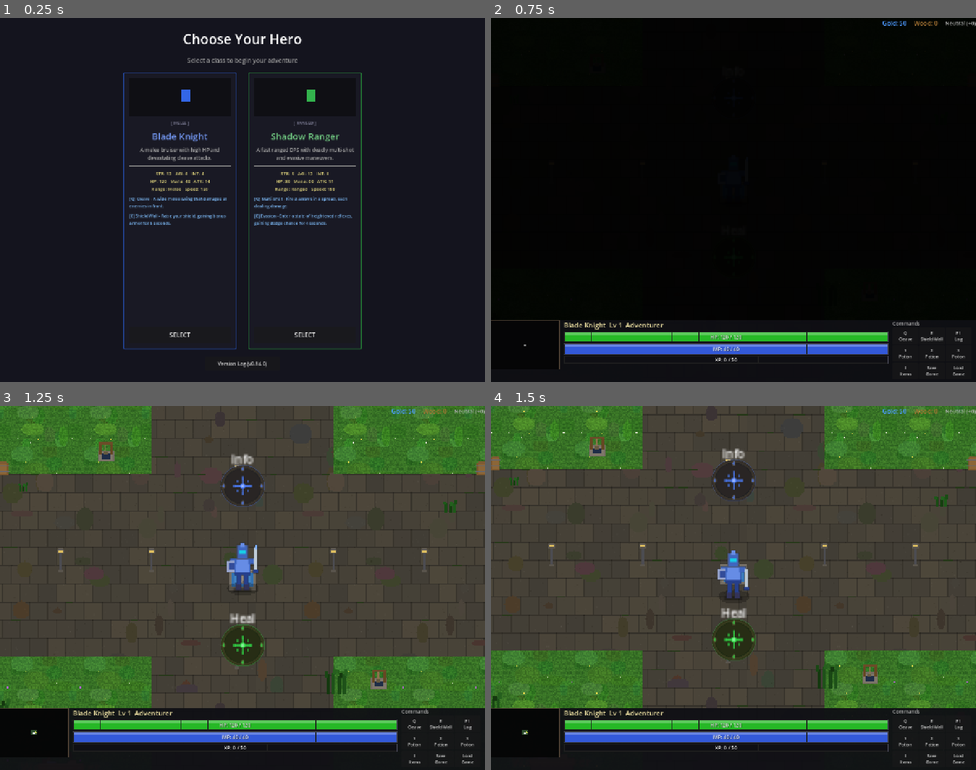
Above: before the commit, frames 1-4 (two rows, left to right).
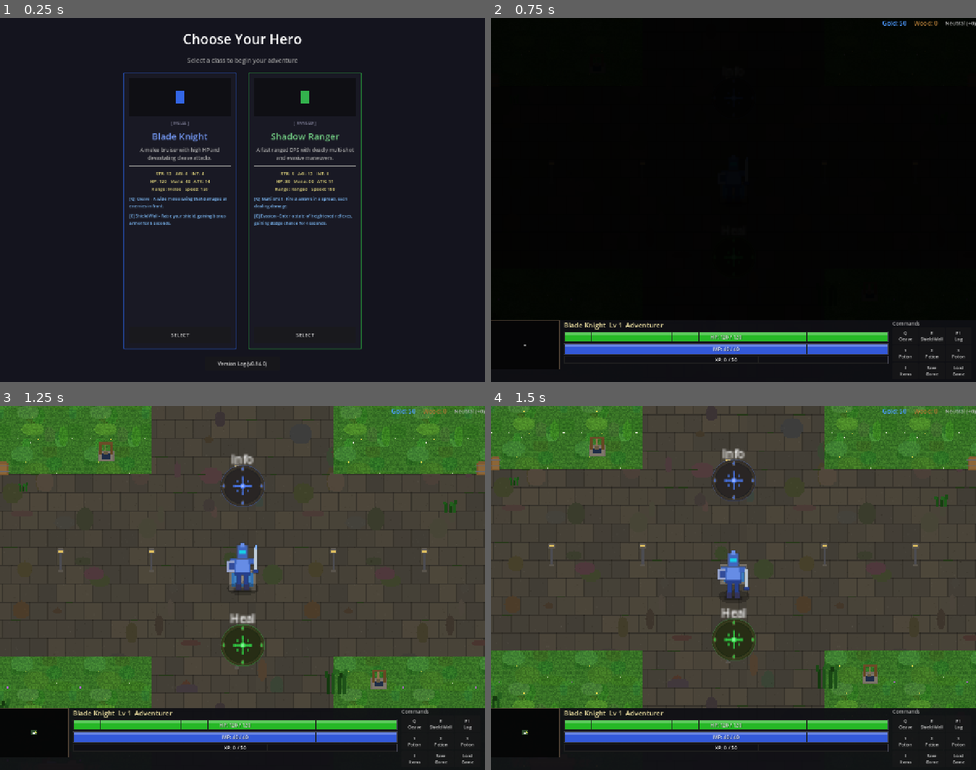
Above: after the commit, the same moments.

Repository: slxny/legends-open-rpg
Game: Godot game, scene res://scenes/main.tscn
Same seed, same stepped clock (60 frames per second), same inputs: the game is played once before the commit and once after it.
Inputs (mouse positions are in pixels of both pictures, inside the frame that each line leads up to):
- Up to frame 1 (0.25 s): no input
- Up to frame 2 (0.75 s): click "SELECT" at 0.5 s
- Up to frame 3 (1.25 s): no input
- Up to frame 4 (1.5 s): tap Enter at 1.25 s; drag from (524, 740) to (733, 646) at 1.27 s

The runs differ from the first frame. In frame 1, 0.3% of the frame differs, in the area x 35-65%, y 19-88%; in frame 2, nothing differs; in frame 3, nothing differs; in frame 4, nothing differs.

Commit message:
Optimize hero select screen for mobile with responsive layout
- Detect mobile viewport (width < 700px or portrait) and adapt layout
- Mobile: stack hero cards vertically (VBoxContainer) instead of side-by-side
- Mobile: reduce margins (40px → 12px), font sizes, card padding, preview height
- Mobile: cards stretch to full width minus margins, auto height
- Wrap content in ScrollContainer so cards are scrollable on small screens
- Center hero figure dynamically using resized signal instead of hardcoded position
- Rebuild layout on viewport resize for orientation changes
- Desktop layout unchanged

https://claude.ai/code/session_0192wnVgSfg3u9teadY9d56a

Diff:
--- a/scenes/hero_select/hero_select.gd
+++ b/scenes/hero_select/hero_select.gd
@@ -2,16 +2,78 @@
 
 signal hero_chosen(hero_class: String)
 
-@onready var hero_container: HBoxContainer = $MarginContainer/VBoxContainer/HeroContainer
-@onready var title_label: Label = $MarginContainer/VBoxContainer/TitleLabel
-@onready var vbox: VBoxContainer = $MarginContainer/VBoxContainer
+@onready var scroll: ScrollContainer = $ScrollContainer
+@onready var margin: MarginContainer = $ScrollContainer/MarginContainer
+@onready var hero_container: HBoxContainer = $ScrollContainer/MarginContainer/VBoxContainer/HeroContainer
+@onready var title_label: Label = $ScrollContainer/MarginContainer/VBoxContainer/TitleLabel
+@onready var subtitle_label: Label = $ScrollContainer/MarginContainer/VBoxContainer/SubtitleLabel
+@onready var vbox: VBoxContainer = $ScrollContainer/MarginContainer/VBoxContainer
 
 var _cards: Dictionary = {}
 var _changelog_dialog: CanvasLayer = null
+var _is_mobile: bool = false
 
 func _ready() -> void:
+	_detect_mobile()
+	_apply_responsive_layout()
 	_build_hero_cards()
 	_build_version_button()
+	# Re-layout on resize
+	get_viewport().size_changed.connect(_on_viewport_resized)
+
+func _detect_mobile() -> void:
+	var vp_size = get_viewport().get_visible_rect().size
+	_is_mobile = vp_size.x < 700 or (vp_size.x < vp_size.y)
+
+func _on_viewport_resized() -> void:
+	var was_mobile = _is_mobile
+	_detect_mobile()
+	if was_mobile != _is_mobile:
+		# Full rebuild on layout mode change
+		_apply_responsive_layout()
+		for child in hero_container.get_children():
+			child.queue_free()
+		_build_hero_cards()
+
+func _apply_responsive_layout() -> void:
+	if _is_mobile:
+		margin.add_theme_constant_override("margin_left", 12)
+		margin.add_theme_constant_override("margin_top", 16)
+		margin.add_theme_constant_override("margin_right", 12)
+		margin.add_theme_constant_override("margin_bottom", 16)
+		vbox.add_theme_constant_override("separation", 12)
+		title_label.add_theme_font_size_override("font_size", 22)
+		subtitle_label.add_theme_font_size_override("font_size", 12)
+		subtitle_label.add_theme_color_override("font_color", Color(0.6, 0.6, 0.6))
+		hero_container.add_theme_constant_override("separation", 14)
+		# Switch to vertical layout for mobile
+		if hero_container is HBoxContainer:
+			_switch_to_vertical_layout()
+	else:
+		margin.add_theme_constant_override("margin_left", 40)
+		margin.add_theme_constant_override("margin_top", 30)
+		margin.add_theme_constant_override("margin_right", 40)
+		margin.add_theme_constant_override("margin_bottom", 30)
+		vbox.add_theme_constant_override("separation", 20)
+		title_label.add_theme_font_size_override("font_size", 36)
+		subtitle_label.add_theme_font_size_override("font_size", 16)
+		hero_container.add_theme_constant_override("separation", 30)
+
+func _switch_to_vertical_layout() -> void:
+	# Replace HBoxContainer with VBoxContainer for vertical card stacking
+	var new_container = VBoxContainer.new()
+	new_container.name = "HeroContainer"
+	new_container.layout_mode = 2
+	new_container.size_flags_vertical = Control.SIZE_EXPAND_FILL
+	new_container.alignment = BoxContainer.ALIGNMENT_CENTER
+	new_container.add_theme_constant_override("separation", 14)
+	var parent = hero_container.get_parent()
+	var idx = hero_container.get_index()
+	parent.remove_child(hero_container)
+	hero_container.queue_free()
+	parent.add_child(new_container)
+	parent.move_child(new_container, idx)
+	hero_container = new_container
 
 func _build_hero_cards() -> void:
 	for key in HeroData.get_all_hero_keys():
@@ -21,7 +83,19 @@
 
 func _create_hero_card(hero_key: String, data: Dictionary) -> PanelContainer:
 	var panel = PanelContainer.new()
-	panel.custom_minimum_size = Vector2(300, 440)
+
+	# Responsive card sizing
+	var card_min_w: float
+	var card_min_h: float
+	if _is_mobile:
+		var vp_w = get_viewport().get_visible_rect().size.x
+		card_min_w = clampf(vp_w - 48, 200, 400)  # Full width minus margins
+		card_min_h = 0  # Auto height
+	else:
+		card_min_w = 300
+		card_min_h = 440
+
+	panel.custom_minimum_size = Vector2(card_min_w, card_min_h)
 	_cards[hero_key] = panel
 
 	var style = StyleBoxFlat.new()
@@ -29,26 +103,47 @@
 	style.border_color = data.get("color", Color.WHITE).darkened(0.3)
 	style.set_border_width_all(2)
 	style.set_corner_radius_all(4)
-	style.set_content_margin_all(16)
+	var card_padding = 10 if _is_mobile else 16
+	style.set_content_margin_all(card_padding)
 	panel.add_theme_stylebox_override("panel", style)
 
-	var vbox = VBoxContainer.new()
-	vbox.add_theme_constant_override("separation", 10)
+	var card_vbox = VBoxContainer.new()
+	card_vbox.add_theme_constant_override("separation", 6 if _is_mobile else 10)
+
+	# Font sizes based on layout
+	var name_font_size = 18 if _is_mobile else 24
+	var desc_font_size = 12 if _is_mobile else 13
+	var icon_font_size = 10 if _is_mobile else 11
+	var stats_font_size = 11 if _is_mobile else 12
+	var ability_font_size = 10 if _is_mobile else 11
+	var btn_font_size = 13 if _is_mobile else 14
 
 	# Hero sprite preview area
 	var preview_bg = ColorRect.new()
-	preview_bg.custom_minimum_size = Vector2(0, 100)
+	var preview_h = 60 if _is_mobile else 100
+	preview_bg.custom_minimum_size = Vector2(0, preview_h)
 	preview_bg.color = Color(0.06, 0.06, 0.08)
-	vbox.add_child(preview_bg)
-
-	# Hero figure centered in preview
+	card_vbox.add_child(preview_bg)
+
+	# Hero figure centered in preview — position dynamically
 	var hero_fig = ColorRect.new()
-	hero_fig.custom_minimum_size = Vector2(24, 32)
+	var fig_w = 20 if _is_mobile else 24
+	var fig_h = 28 if _is_mobile else 32
+	hero_fig.custom_minimum_size = Vector2(fig_w, fig_h)
 	hero_fig.color = data.get("color", Color.WHITE)
-	hero_fig.size_flags_horizontal = Control.SIZE_SHRINK_CENTER
-	# Add over the preview background
 	preview_bg.add_child(hero_fig)
-	hero_fig.position = Vector2(138, 30)  # roughly centered
+	# Center using deferred call so we know the actual preview size
+	preview_bg.resized.connect(func():
+		hero_fig.position = Vector2(
+			(preview_bg.size.x - fig_w) / 2.0,
+			(preview_bg.size.y - fig_h) / 2.0
+		)
+	)
+	# Initial centering fallback
+	hero_fig.position = Vector2(
+		(card_min_w - card_padding * 2 - fig_w) / 2.0,
+		(preview_h - fig_h) / 2.0
+	)
 
 	# Class icon indicator (weapon type)
 	var icon_label = Label.new()
@@ -58,30 +153,30 @@
 		"agility": icon_label.text = "[ RANGED ]"
 		"intelligence": icon_label.text = "[ CASTER ]"
 	icon_label.horizontal_alignment = HORIZONTAL_ALIGNMENT_CENTER
-	icon_label.add_theme_font_size_override("font_size", 11)
+	icon_label.add_theme_font_size_override("font_size", icon_font_size)
 	icon_label.add_theme_color_override("font_color", Color(0.5, 0.5, 0.6))
-	vbox.add_child(icon_label)
+	card_vbox.add_child(icon_label)
 
 	# Name
 	var name_label = Label.new()
 	name_label.text = data.get("name", "Unknown")
 	name_label.horizontal_alignment = HORIZONTAL_ALIGNMENT_CENTER
-	name_label.add_theme_font_size_override("font_size", 24)
+	name_label.add_theme_font_size_override("font_size", name_font_size)
 	name_label.add_theme_color_override("font_color", data.get("color", Color.WHITE).lightened(0.3))
-	vbox.add_child(name_label)
+	card_vbox.add_child(name_label)
 
 	# Description
 	var desc_label = Label.new()
 	desc_label.text = data.get("description", "")
 	desc_label.autowrap_mode = TextServer.AUTOWRAP_WORD
 	desc_label.horizontal_alignment = HORIZONTAL_ALIGNMENT_CENTER
-	desc_label.add_theme_font_size_override("font_size", 13)
+	desc_label.add_theme_font_size_override("font_size", desc_font_size)
 	desc_label.add_theme_color_override("font_color", Color(0.65, 0.65, 0.65))
-	vbox.add_child(desc_label)
+	card_vbox.add_child(desc_label)
 
 	# Separator
 	var sep = HSeparator.new()
-	vbox.add_child(sep)
+	card_vbox.add_child(sep)
 
 	# Stats
 	var base = data.get("base_stats", {})
@@ -94,9 +189,9 @@
 	var stats_label = Label.new()
 	stats_label.text = stats_text
 	stats_label.horizontal_alignment = HORIZONTAL_ALIGNMENT_CENTER
-	stats_label.add_theme_font_size_override("font_size", 12)
+	stats_label.add_theme_font_size_override("font_size", stats_font_size)
 	stats_label.add_theme_color_override("font_color", Color(0.9, 0.85, 0.5))
-	vbox.add_child(stats_label)
+	card_vbox.add_child(stats_label)
 
 	# Abilities with descriptions
 	var abilities = data.get("abilities", {})
@@ -106,19 +201,22 @@
 		var ab_label = Label.new()
 		ab_label.text = "[%s] %s - %s" % [hotkey, ab.get("name", ""), ab.get("description", "")]
 		ab_label.autowrap_mode = TextServer.AUTOWRAP_WORD
-		ab_label.add_theme_font_size_override("font_size", 11)
+		ab_label.add_theme_font_size_override("font_size", ability_font_size)
 		ab_label.add_theme_color_override("font_color", Color(0.5, 0.75, 1.0))
-		vbox.add_child(ab_label)
-
-	# Spacer
-	var spacer = Control.new()
-	spacer.size_flags_vertical = Control.SIZE_EXPAND_FILL
-	vbox.add_child(spacer)
+		card_vbox.add_child(ab_label)
+
+	# Spacer (only on desktop where cards have fixed height)
+	if not _is_mobile:
+		var spacer = Control.new()
+		spacer.size_flags_vertical = Control.SIZE_EXPAND_FILL
+		card_vbox.add_child(spacer)
 
 	# Select button
 	var button = Button.new()
 	button.text = "SELECT"
-	button.custom_minimum_size = Vector2(0, 44)
+	var btn_h = 40 if _is_mobile else 44
+	button.custom_minimum_size = Vector2(0, btn_h)
+	button.add_theme_font_size_override("font_size", btn_font_size)
 	button.pressed.connect(_on_hero_selected.bind(hero_key))
 
 	# Hover effects
@@ -133,9 +231,9 @@
 		style.border_color = data.get("color", Color.WHITE).darkened(0.3)
 		style.set_border_width_all(2)
 	)
-	vbox.add_child(button)
-
-	panel.add_child(vbox)
+	card_vbox.add_child(button)
+
+	panel.add_child(card_vbox)
 	return panel
 
 func _build_version_button() -> void:
@@ -144,8 +242,11 @@
 
 	var version_btn = Button.new()
 	version_btn.text = "Version Log (v0.14.0)"
-	version_btn.custom_minimum_size = Vector2(200, 36)
-	version_btn.add_theme_font_size_override("font_size", 13)
+	var ver_btn_w = 160 if _is_mobile else 200
+	var ver_btn_h = 32 if _is_mobile else 36
+	var ver_font_size = 11 if _is_mobile else 13
+	version_btn.custom_minimum_size = Vector2(ver_btn_w, ver_btn_h)
+	version_btn.add_theme_font_size_override("font_size", ver_font_size)
 	version_btn.pressed.connect(_on_version_log_pressed)
 	bottom_bar.add_child(version_btn)
 
--- a/scenes/hero_select/hero_select.tscn
+++ b/scenes/hero_select/hero_select.tscn
@@ -20,36 +20,42 @@
 grow_vertical = 2
 color = Color(0.08, 0.08, 0.12, 1)
 
-[node name="MarginContainer" type="MarginContainer" parent="."]
+[node name="ScrollContainer" type="ScrollContainer" parent="."]
 layout_mode = 1
 anchors_preset = 15
 anchor_right = 1.0
 anchor_bottom = 1.0
 grow_horizontal = 2
 grow_vertical = 2
+horizontal_scroll_mode = 0
+
+[node name="MarginContainer" type="MarginContainer" parent="ScrollContainer"]
+layout_mode = 2
+size_flags_horizontal = 3
+size_flags_vertical = 3
 theme_override_constants/margin_left = 40
 theme_override_constants/margin_top = 30
 theme_override_constants/margin_right = 40
 theme_override_constants/margin_bottom = 30
 
-[node name="VBoxContainer" type="VBoxContainer" parent="MarginContainer"]
+[node name="VBoxContainer" type="VBoxContainer" parent="ScrollContainer/MarginContainer"]
 layout_mode = 2
 theme_override_constants/separation = 20
 
-[node name="TitleLabel" type="Label" parent="MarginContainer/VBoxContainer"]
+[node name="TitleLabel" type="Label" parent="ScrollContainer/MarginContainer/VBoxContainer"]
 layout_mode = 2
 text = "Choose Your Hero"
 horizontal_alignment = 1
 theme_override_font_sizes/font_size = 36
 
-[node name="SubtitleLabel" type="Label" parent="MarginContainer/VBoxContainer"]
+[node name="SubtitleLabel" type="Label" parent="ScrollContainer/MarginContainer/VBoxContainer"]
 layout_mode = 2
 text = "Select a class to begin your adventure"
 horizontal_alignment = 1
 theme_override_font_sizes/font_size = 16
 theme_override_colors/font_color = Color(0.6, 0.6, 0.6, 1)
 
-[node name="HeroContainer" type="HBoxContainer" parent="MarginContainer/VBoxContainer"]
+[node name="HeroContainer" type="HBoxContainer" parent="ScrollContainer/MarginContainer/VBoxContainer"]
 layout_mode = 2
 size_flags_vertical = 3
 alignment = 1
